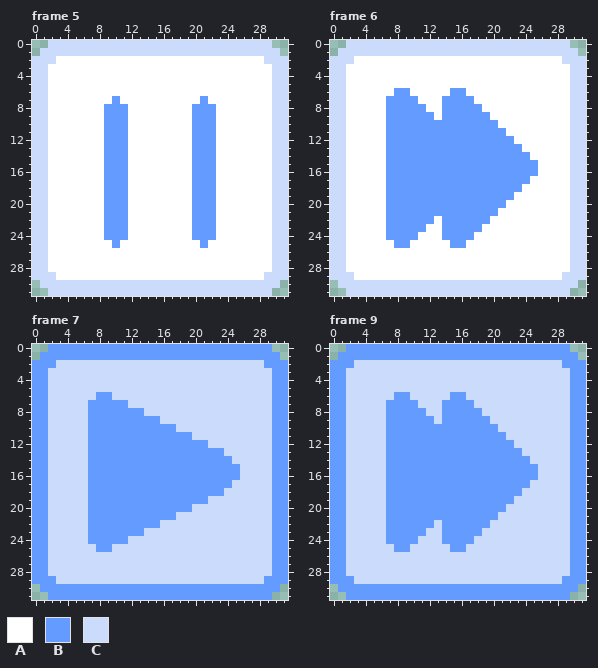
Two states of a pixel-art file, Assets/Aseprite/PlayButtons.aseprite. That is the earlier state.
32x32 pixels, 9 frames. Shown: frame 5, frame 6, frame 7, frame 9. The commit also changed other frames, which this record leaves out.
Palette (. is transparent): A #ffffff  B #639bff  C #cbdbfc
And afterwards:
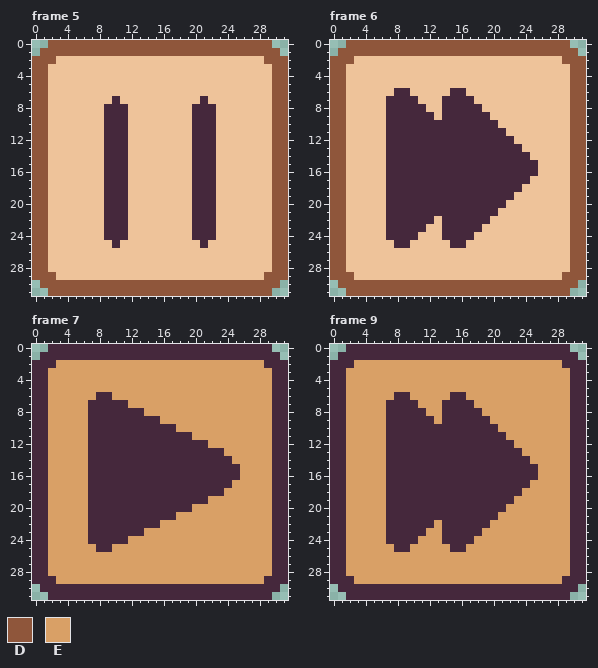
Colours new in this view: D #8f563b  E #d9a066
Diff:
colour A: #ffffff -> #eec39a
colour B: #639bff -> #45283c
Changed rows in their new state; - is a pixel that keeps its letter.
Frame 5, layer "Backdrop":
first column x 0:
 0 --DDDDDDDDDDDDDDDDDDDDDDDDDDDD--
 1 -DDDDDDDDDDDDDDDDDDDDDDDDDDDDDD-
 2 DDD--------------------------DDD
 3 DD----------------------------DD
 4 DD----------------------------DD
 5 DD----------------------------DD
 6 DD----------------------------DD
 7 DD----------------------------DD
 8 DD----------------------------DD
 9 DD----------------------------DD
10 DD----------------------------DD
11 DD----------------------------DD
12 DD----------------------------DD
13 DD----------------------------DD
14 DD----------------------------DD
15 DD----------------------------DD
16 DD----------------------------DD
17 DD----------------------------DD
18 DD----------------------------DD
19 DD----------------------------DD
20 DD----------------------------DD
21 DD----------------------------DD
22 DD----------------------------DD
23 DD----------------------------DD
24 DD----------------------------DD
25 DD----------------------------DD
26 DD----------------------------DD
27 DD----------------------------DD
28 DD----------------------------DD
29 DDD--------------------------DDD
30 -DDDDDDDDDDDDDDDDDDDDDDDDDDDDDD-
31 --DDDDDDDDDDDDDDDDDDDDDDDDDDDD--
Frame 6, layer "Backdrop": the same change as frame 5
Frame 7, layer "Icon":
first column x 2:
 2 -EEEEEEEEEEEEEEEEEEEEEEEEEE-
 3 EEEEEEEEEEEEEEEEEEEEEEEEEEEE
 4 EEEEEEEEEEEEEEEEEEEEEEEEEEEE
 5 EEEEEEEEEEEEEEEEEEEEEEEEEEEE
 6 EEEEEE--EEEEEEEEEEEEEEEEEEEE
 7 EEEEE-----EEEEEEEEEEEEEEEEEE
 8 EEEEE-------EEEEEEEEEEEEEEEE
 9 EEEEE---------EEEEEEEEEEEEEE
10 EEEEE-----------EEEEEEEEEEEE
11 EEEEE-------------EEEEEEEEEE
12 EEEEE---------------EEEEEEEE
13 EEEEE-----------------EEEEEE
14 EEEEE------------------EEEEE
15 EEEEE-------------------EEEE
16 EEEEE-------------------EEEE
17 EEEEE------------------EEEEE
18 EEEEE-----------------EEEEEE
19 EEEEE---------------EEEEEEEE
20 EEEEE-------------EEEEEEEEEE
21 EEEEE-----------EEEEEEEEEEEE
22 EEEEE---------EEEEEEEEEEEEEE
23 EEEEE-------EEEEEEEEEEEEEEEE
24 EEEEE-----EEEEEEEEEEEEEEEEEE
25 EEEEEE--EEEEEEEEEEEEEEEEEEEE
26 EEEEEEEEEEEEEEEEEEEEEEEEEEEE
27 EEEEEEEEEEEEEEEEEEEEEEEEEEEE
28 EEEEEEEEEEEEEEEEEEEEEEEEEEEE
29 -EEEEEEEEEEEEEEEEEEEEEEEEEE-
Frame 9, layer "Icon":
first column x 2:
 2 -EEEEEEEEEEEEEEEEEEEEEEEEEE-
 3 EEEEEEEEEEEEEEEEEEEEEEEEEEEE
 4 EEEEEEEEEEEEEEEEEEEEEEEEEEEE
 5 EEEEEEEEEEEEEEEEEEEEEEEEEEEE
 6 EEEEEE--EEEEE--EEEEEEEEEEEEE
 7 EEEEE----EEE----EEEEEEEEEEEE
 8 EEEEE-----EE-----EEEEEEEEEEE
 9 EEEEE------E------EEEEEEEEEE
10 EEEEE--------------EEEEEEEEE
11 EEEEE---------------EEEEEEEE
12 EEEEE----------------EEEEEEE
13 EEEEE-----------------EEEEEE
14 EEEEE------------------EEEEE
15 EEEEE-------------------EEEE
16 EEEEE-------------------EEEE
17 EEEEE------------------EEEEE
18 EEEEE-----------------EEEEEE
19 EEEEE----------------EEEEEEE
20 EEEEE---------------EEEEEEEE
21 EEEEE--------------EEEEEEEEE
22 EEEEE------E------EEEEEEEEEE
23 EEEEE-----EE-----EEEEEEEEEEE
24 EEEEE----EEE----EEEEEEEEEEEE
25 EEEEEE--EEEEE--EEEEEEEEEEEEE
26 EEEEEEEEEEEEEEEEEEEEEEEEEEEE
27 EEEEEEEEEEEEEEEEEEEEEEEEEEEE
28 EEEEEEEEEEEEEEEEEEEEEEEEEEEE
29 -EEEEEEEEEEEEEEEEEEEEEEEEEE-
Boxes around the changes in both pictures, in picture pixels (x1, y1, x2, y2):
changed: (32, 40, 288, 296)
changed: (330, 40, 586, 296)
changed: (32, 344, 288, 600)
changed: (330, 344, 586, 600)
